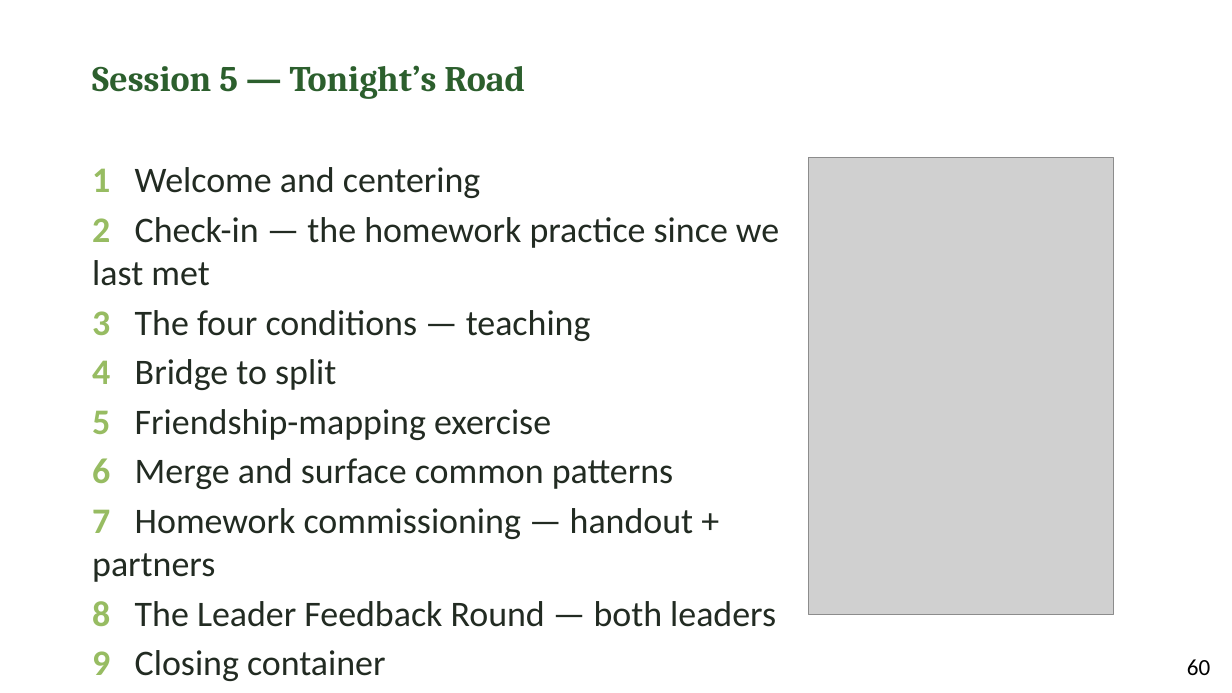
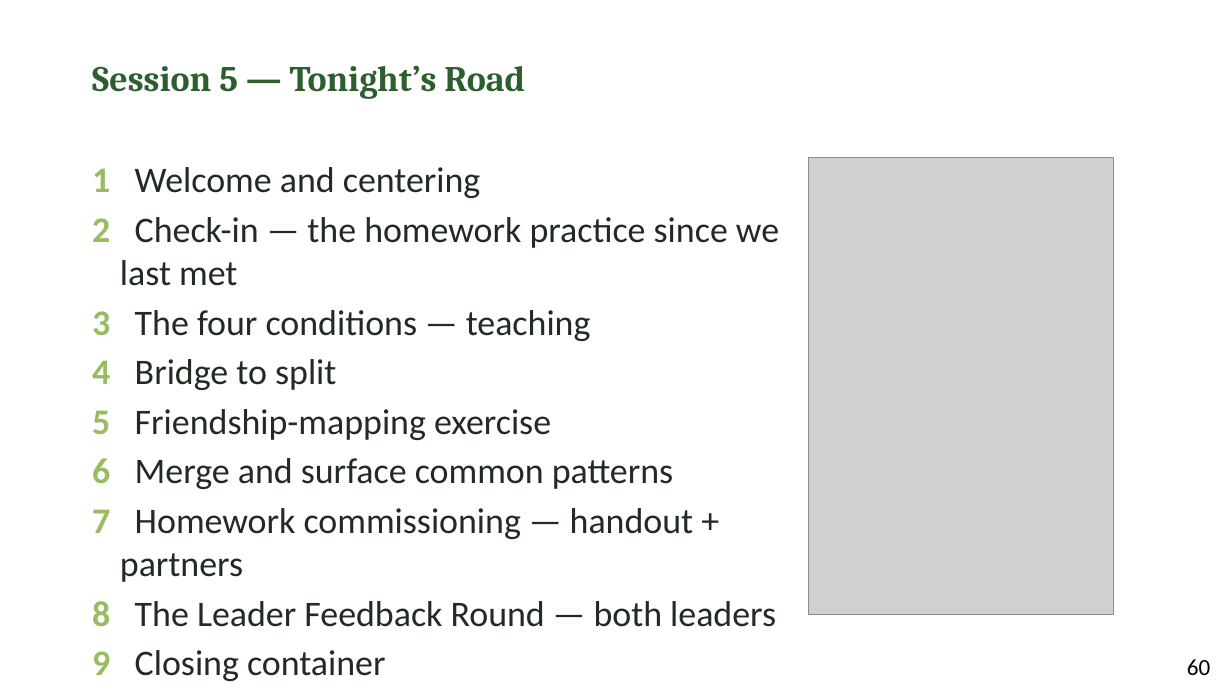
Before and after one commit to jgtittle-ministries/fellowship-of-the-heart-pilot-at-cca-dev, a slide deck: slide 4 of _implementation-notes/evening-series/FotH Evening Session 5 Slides DRAFT v1.pptx. Drawn at 1232x693 pixels with LibreOffice and Linux fonts; fonts in the diff are those of the drawing; grey boxes stand for pictures. Boxes give left, top, right and bottom in pixels: in the first picture for what was removed or moved away, otherwise in the second. Text is boxed around its words. In the diff, an @@ line names an element or a change of style, - is before the commit and + after.

```diff
--- a/_implementation-notes/evening-series/FotH Evening Session 5 Slides DRAFT v1.pptx
+++ b/_implementation-notes/evening-series/FotH Evening Session 5 Slides DRAFT v1.pptx
@@ text "1 Welcome and centering" at (92, 167, 779, 681): indent changed @@
```
Also in this commit, not shown: 2 other slides changed, 1 other file.
